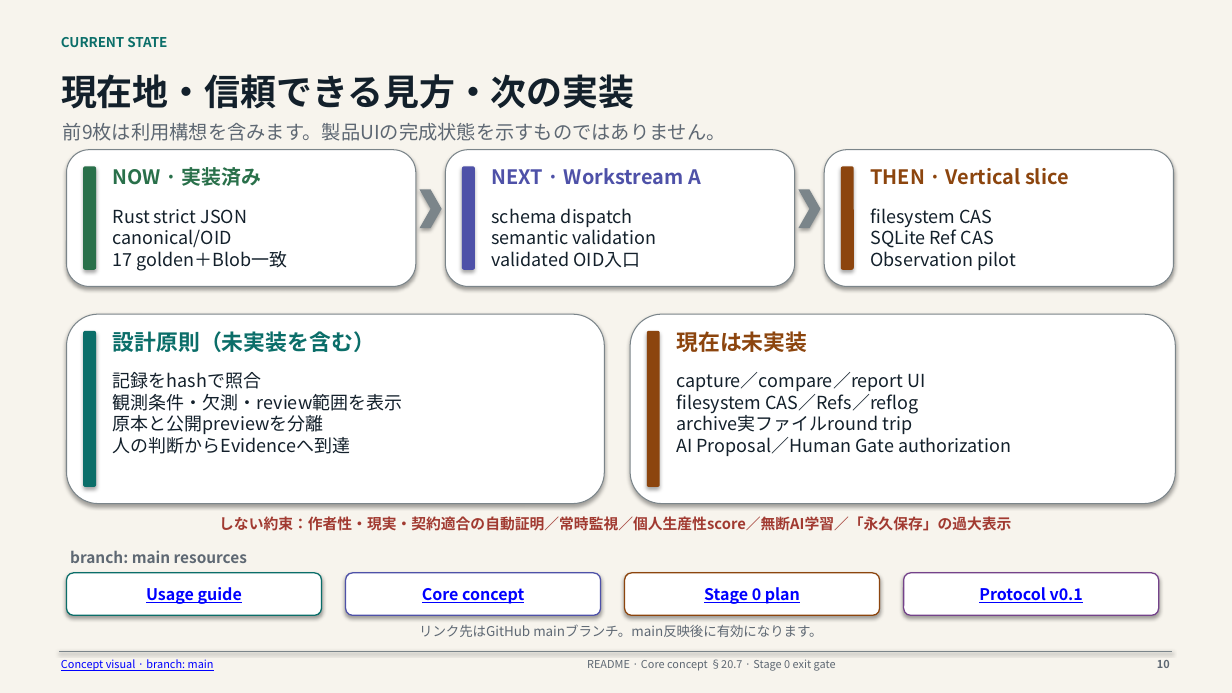
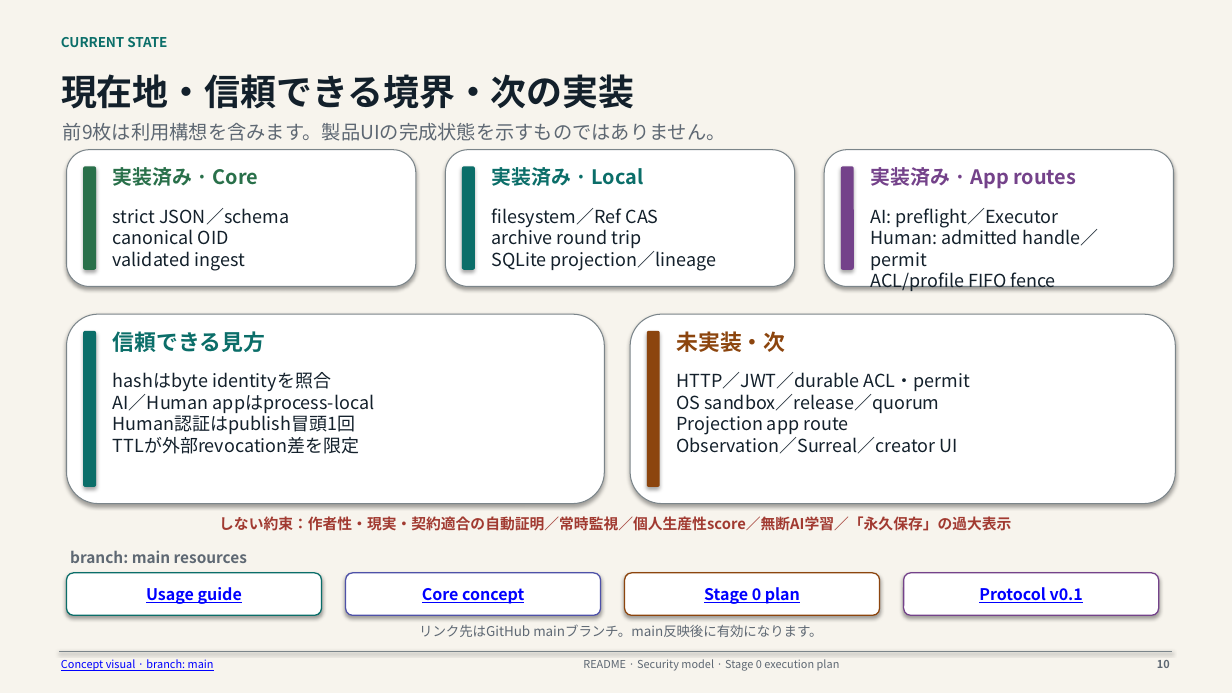
Before and after one commit to howlrs/synapsegit, a slide deck: slide 10 of docs/presentations/synapsegit_user_scenarios_ja.pptx. Drawn at 1232x693 pixels with LibreOffice and Linux fonts; fonts in the diff are those of the drawing. Boxes give left, top, right and bottom in pixels: in the first picture for what was removed or moved away, otherwise in the second. Text is boxed around its words. In the diff, an @@ line names an element or a change of style, - is before the commit and + after.

Commit message:
feat: add Stage 0 authorization and projection boundaries

```diff
--- a/docs/presentations/synapsegit_user_scenarios_ja.pptx
+++ b/docs/presentations/synapsegit_user_scenarios_ja.pptx
@@ title at bbox=[61, 74, 634, 109]: text changed @@
-現在地・信頼できる見方・次の実装
+現在地・信頼できる境界・次の実装
@@ text at bbox=[113, 167, 258, 186]: text changed @@
-NOW · 実装済み
+実装済み · Core
@@ rounded rectangle at bbox=[462, 166, 475, 270]: fill #4E51A8 to #0B6E69 @@
@@ text at bbox=[492, 167, 644, 186]: text changed; text colour #4E51A8 to #0B6E69 @@
-NEXT · Workstream A
+実装済み · Local
@@ rounded rectangle at bbox=[841, 166, 854, 270]: fill #8C450E to #74428A @@
@@ text at bbox=[870, 167, 1076, 189]: text changed; text colour #8C450E to #74428A @@
-THEN · Vertical slice
+実装済み · App routes
@@ text at bbox=[113, 208, 289, 271]: text changed @@
-Rust strict JSON
-canonical/OID
-17 golden＋Blob一致
+strict JSON／schema
+canonical OID
+validated ingest
@@ chevron removed at bbox=[420, 189, 442, 228] @@
@@ text at bbox=[492, 208, 716, 271]: text changed @@
-schema dispatch
-semantic validation
-validated OID入口
+filesystem／Ref CAS
+archive round trip
+SQLite projection／lineage
@@ chevron removed at bbox=[799, 189, 821, 228] @@
@@ text at bbox=[870, 208, 1099, 291]: text changed @@
-filesystem CAS
-SQLite Ref CAS
-Observation pilot
+AI: preflight／Executor
+Human: admitted handle／permit
+ACL/profile FIFO fence
@@ text at bbox=[113, 331, 266, 352]: text changed @@
-設計原則（未実装を含む）
+信頼できる見方
@@ text at bbox=[676, 331, 785, 352]: text changed @@
-現在は未実装
+未実装・次
@@ text at bbox=[113, 372, 375, 454]: text changed @@
-記録をhashで照合
-観測条件・欠測・review範囲を表示
-原本と公開previewを分離
-人の判断からEvidenceへ到達
+hashはbyte identityを照合
+AI／Human appはprocess-local
+Human認証はpublish冒頭1回
+TTLが外部revocation差を限定
@@ text at bbox=[676, 372, 971, 454]: text changed @@
-capture／compare／report UI
-filesystem CAS／Refs／reflog
-archive実ファイルround trip
-AI Proposal／Human Gate authorization
+HTTP／JWT／durable ACL・permit
+OS sandbox／release／quorum
+Projection app route
+Observation／Surreal／creator UI
@@ text at bbox=[583, 659, 840, 671]: text changed @@
-README · Core concept §20.7 · Stage 0 exit gate
+README · Security model · Stage 0 execution plan
```
Also in this commit, not shown: 44 other files.
